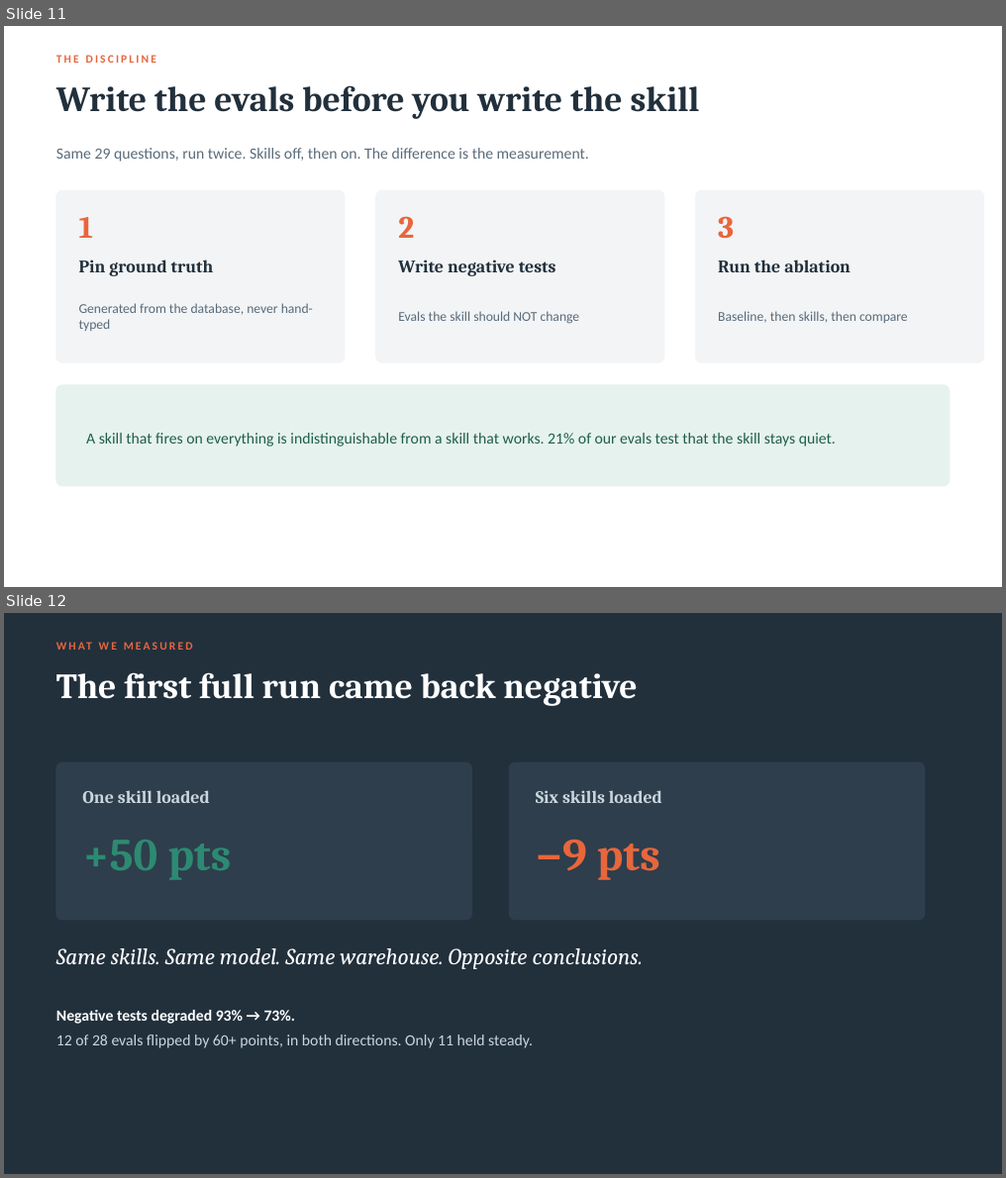
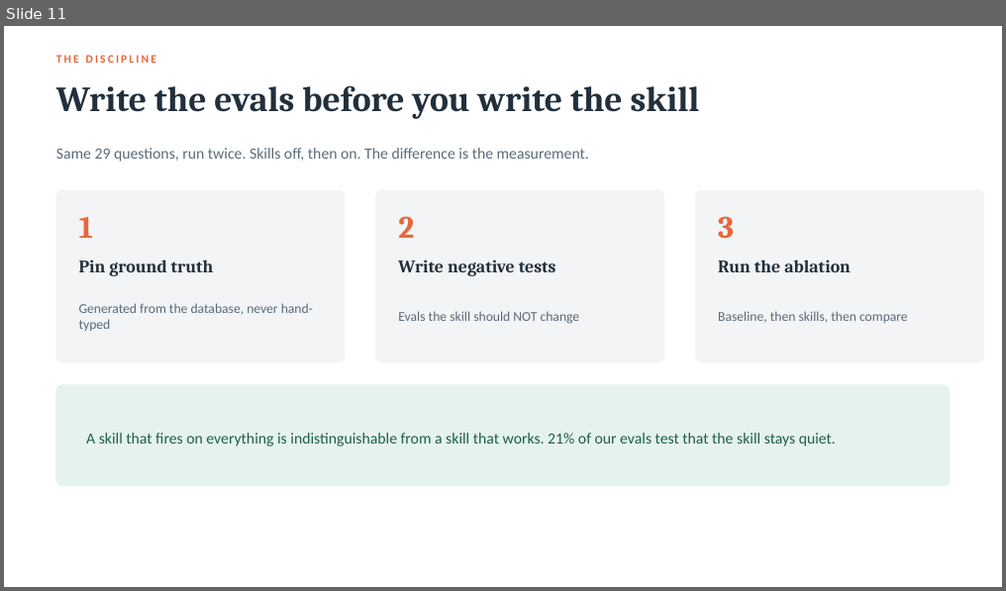
Before and after one commit to RobStilson/analytics-skills, a slide deck: vibe-analytics-workshop.pptx. Shown one above the other, each under a label of ours: slides 11 and 12 before the commit, slide 11 after it. The pictures are 1006x1178 and 1006x591 pixels, drawn with LibreOffice and Linux fonts; fonts in the diff are those of the drawing. Boxes give left, top, right and bottom in pixels: in the first picture for what was removed or moved away, otherwise in the second. Text is boxed around its words. In the diff, an @@ line names an element or a change of style, - is before the commit and + after.

```diff
--- a/vibe-analytics-workshop.pptx
+++ b/vibe-analytics-workshop.pptx
@@ slide 12 removed at (4, 613, 1002, 1174), background #22303C @@
@@ text removed at (56, 634, 949, 657) @@
-WHAT WE MEASURED
@@ text removed at (56, 672, 637, 706) @@
-The first full run came back negative
@@ rounded rectangle removed at (56, 762, 472, 920) @@
@@ text removed at (82, 790, 210, 803) @@
-One skill loaded
@@ rounded rectangle removed at (509, 762, 925, 920) @@
@@ text removed at (536, 790, 662, 803) @@
-Six skills loaded
@@ text removed at (82, 840, 232, 880) @@
-+50 pts
@@ text removed at (536, 840, 660, 880) @@
-−9 pts
@@ text removed at (56, 949, 643, 969) @@
-Same skills. Same model. Same warehouse. Opposite conclusions.
@@ text removed at (56, 1010, 533, 1049) @@
-Negative tests degraded 93% → 73%.
-12 of 28 evals flipped by 60+ points, in both directions. Only 11 held steady.
```
Also in this commit, not shown: 2 slides added, 1 other slide removed, 7 other files.
